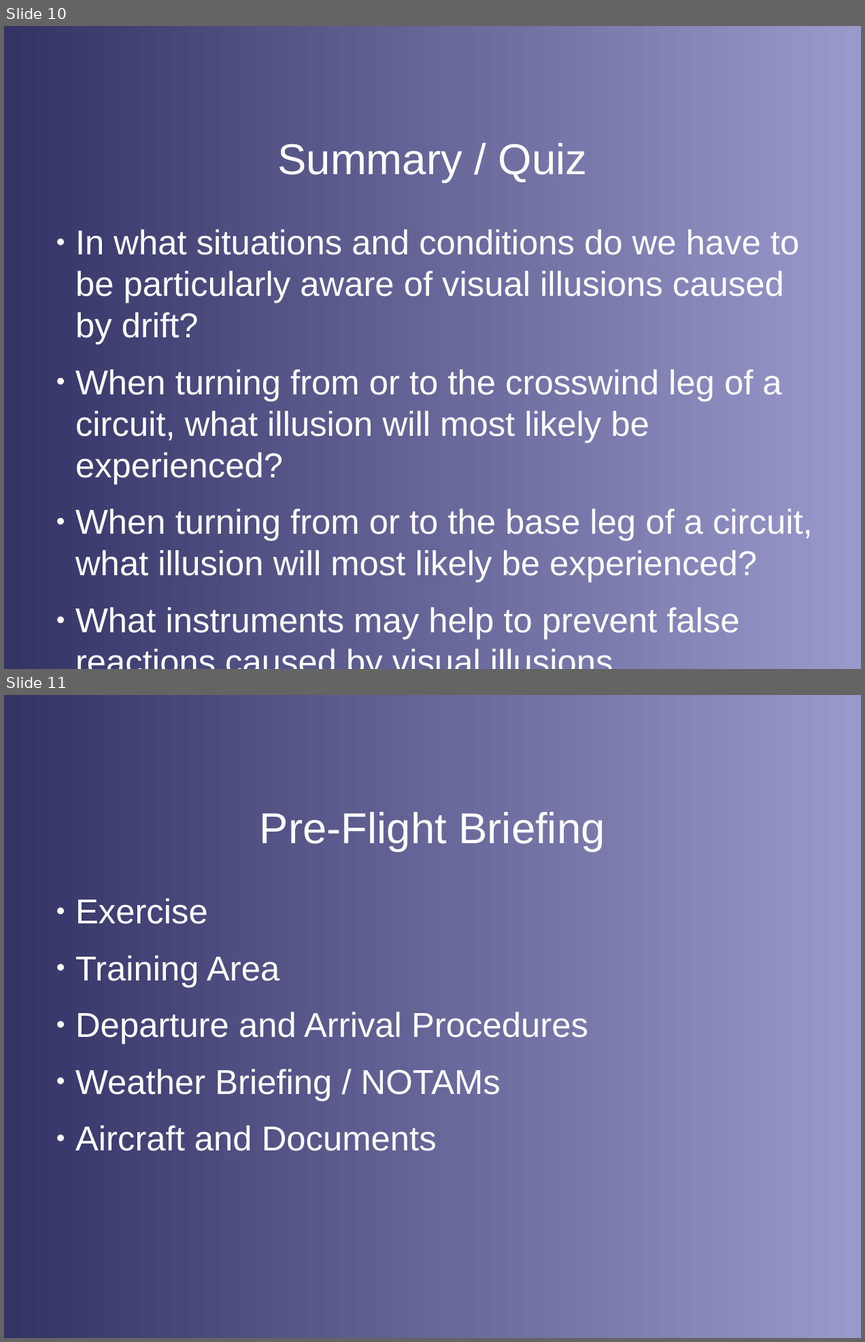
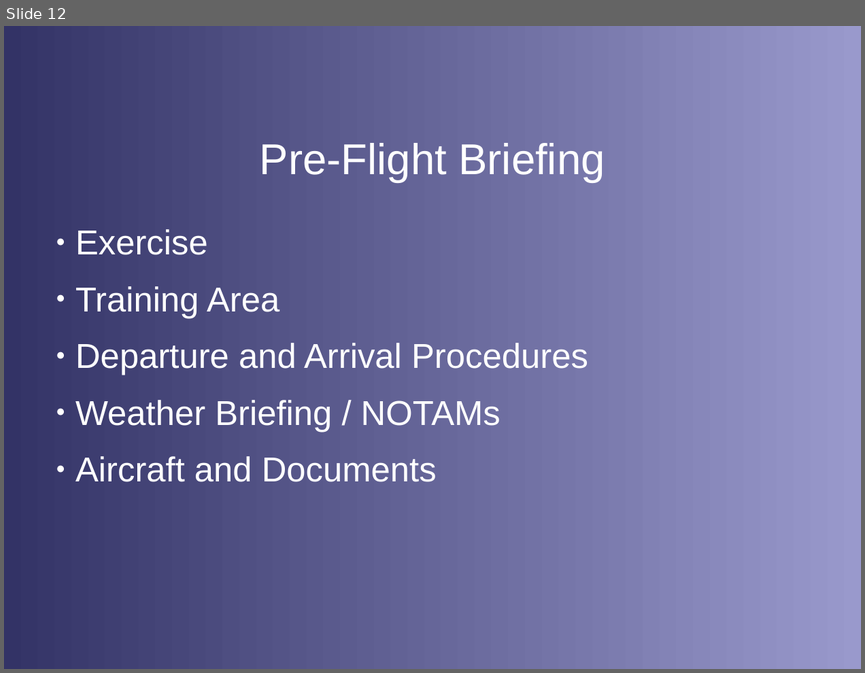
Before and after one commit to stephanheinemann/flight, a slide deck: FI/PrecautionaryLanding/PrecautionaryLanding.odp. Shown one above the other, each under a label of ours: slides 10 and 11 before the commit, slide 12 after it. The pictures are 865x1342 and 865x673 pixels, drawn with LibreOffice and Linux fonts; fonts in the diff are those of the drawing; background and template pictures are left out. Boxes give left, top, right and bottom in pixels: in the first picture for what was removed or moved away, otherwise in the second. Text is boxed around its words. In the diff, an @@ line names an element or a change of style, - is before the commit and + after.

```diff
--- a/FI/PrecautionaryLanding/PrecautionaryLanding.odp
+++ b/FI/PrecautionaryLanding/PrecautionaryLanding.odp
@@ slide 10 removed at box(4, 26, 861, 669), background gradient #333366 to #9999CC @@
@@ title removed at box(277, 143, 587, 182) @@
-Summary / Quiz
@@ text removed at box(75, 229, 813, 639) @@
-● In what situations and conditions do we have to be particularly aware of visual illusions caused by drift?
-● When turning from or to the crosswind leg of a circuit, what illusion will most likely be experienced?
-● When turning from or to the base leg of a circuit, what illusion will most likely be experienced?
-● What instruments may help to prevent false reactions caused by visual illusions.
@@ what was slide 11 is now slide 12 @@
```
Also in this commit, not shown: 6 slides changed, 2 slides added, 1 other slide removed, 3 other files.
